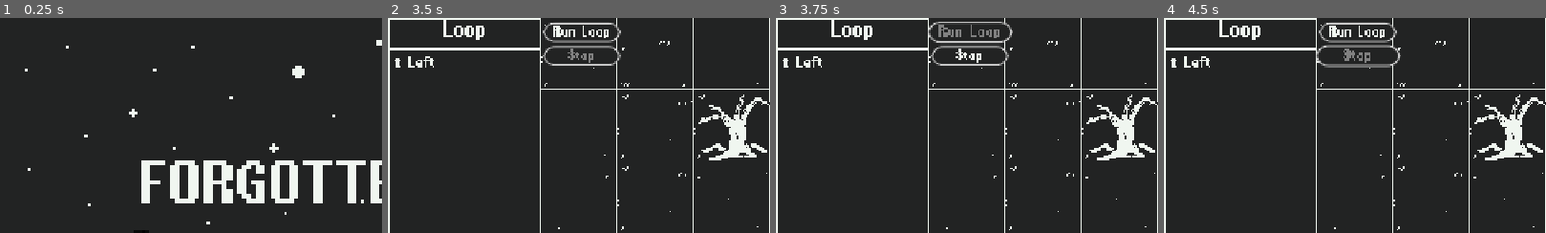
Above: before the commit, frames 1-4 (left to right).
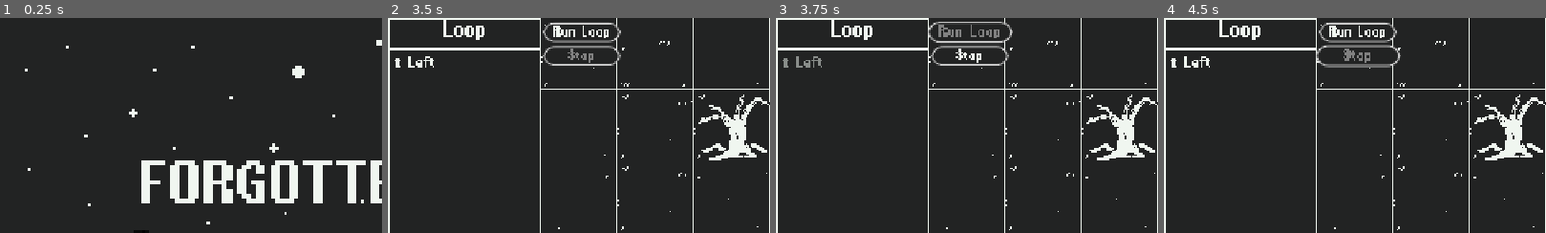
Above: after the commit, the same moments.

Repository: hutnerr/gmtk-jam-2025
Game: Godot game, scene res://00_main/Main.tscn
The game is run twice, just before and just after one commit, with the same random seed, the same clock (stepped at 60 frames per second) and the same inputs. Sound files missing from this copy of the repository are replaced by a short silence.
Inputs:
- Up to frame 1 (0.25 s): no input
- Up to frame 2 (3.5 s): click "Play" at 0.5 s; click "Up" at 1.25 s; click "Clear Loop" at 2 s; click "Left" at 2.75 s
- Up to frame 3 (3.75 s): click "Run Loop" at 3.5 s
- Up to frame 4 (4.5 s): click "Stop" at 4.25 s
The pictures show only the part of the screen within x 0-50%, y 0-50%; the shares and areas given below are measured in that part.

Frames 1-2 are identical in both runs. In frame 3, 0.2% of the frame differs, in the area x 1-12%, y 17-24%; in frame 4, nothing differs.

Commit message:
current loop part highlighting

Diff:
--- a/01_user-interface/puzzle-menu/puzzle_menu.gd
+++ b/01_user-interface/puzzle-menu/puzzle_menu.gd
@@ -62,6 +62,14 @@
 	checkForCMDButtonsDisabled()
 	#if len(Looper.commands) - 1 >= Looper.loopLimit:
 		#disableCmdButtons()
+
+func _process(delta: float) -> void:
+	var children = loopItemContainer.get_children()
+	for child in children:
+		child.remove_theme_color_override("font_color")
+	if Looper.currentIndex >= 0 and Looper.currentIndex < children.size():
+		children[Looper.currentIndex].add_theme_color_override("font_color", Color("898d8a"))
+
 
 
 func renderCommand(cmd: BaseCommand) -> void:
--- a/02_globals/looper/Looper.gd
+++ b/02_globals/looper/Looper.gd
@@ -8,6 +8,7 @@
 var loopLimit: int
 var startable: bool = true
 var currentLoopId: int = 0
+var currentIndex: int
 
 func addCommand(command: BaseCommand, index: int) -> bool:
 	# FIXME: error handling
@@ -60,6 +61,8 @@
 			if command == null:
 				continue
 
+			currentIndex = i
+
 			var player = get_tree().current_scene.get_node("GameObjects").get_node("Player")
 			if not player:
 				looping = false
@@ -89,8 +92,10 @@
 func stopLoop() -> void:
 	looping = false
 	currentLoopId += 1
+	currentIndex = -1
 
 func clearCommands() -> void:
+	currentIndex = -1
 	commands = []
 
 func loadNewLevel(loopLimit: int) -> void:
